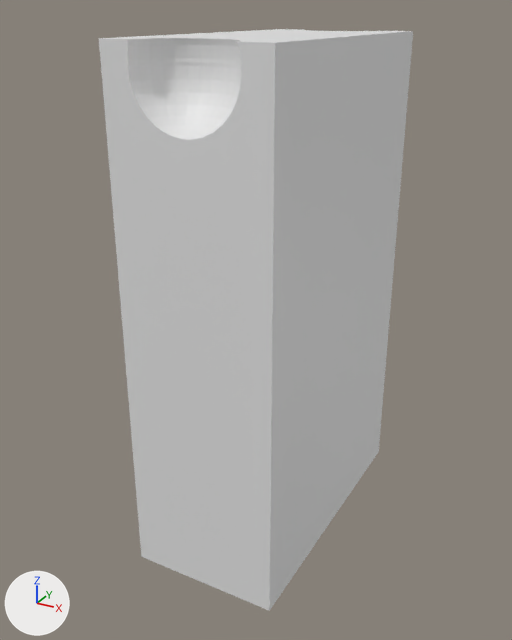
The Blender file data/ACTR_3D/actuators/MannequinTorso.blend, before and after one commit.
The view is the same before and after, from a 50 mm camera at (0.307, -0.598, 1.491) aimed at (-0.017, -0.008, 1.196). Lighting does not change. The marker at lower left points along +X, +Y and +Z.

Names of what the first picture shows: 'Torso'.
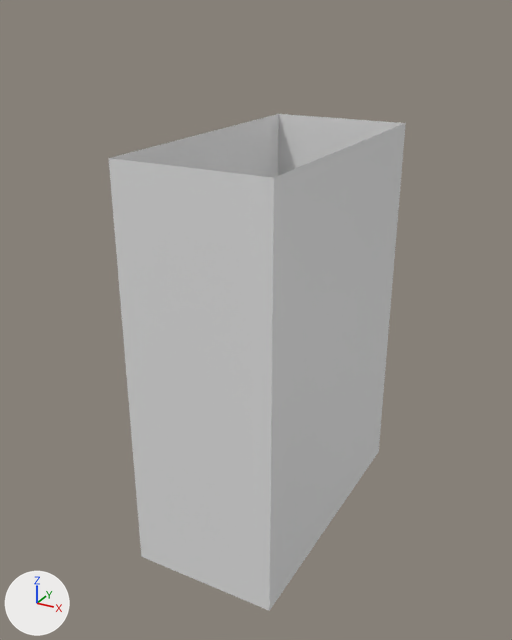
Location of each change, [x1, y1, x2, y2] in pixels of the pictures (512 x 640 px):
'Torso', reshaped (15% shorter)
    before: [99, 29, 413, 611]
    after: [109, 114, 406, 611]

Edits to the bpy script that builds the scene:
```text
Change me_cube_001:
    used by ob_torso; location = (0.0, 0.0, 1.22)
    remove me_cube_001.from_pydata(...)  # 1546 vertices, 1739 faces; spans x -0.075..0.075, y -0.15..0.15, z -0.304..0.25
    add me_cube_001.from_pydata(...)  # 1173 vertices, 1288 faces; spans x -0.075..0.075, y -0.15..0.15, z -0.304..0.16
    me_cube_001 part 1: 381 vertices removed from x -0.075..0.075, y -0.15..0.15, z 0.0..0.25; 8 vertices added at x -0.075..0.075, y -0.15..0.15, z 0.16
```
